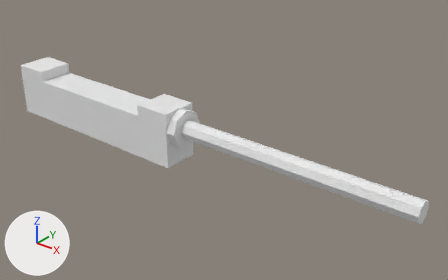
Two versions of the Blender file SourceAssets/MountedGun.blend, one commit apart.
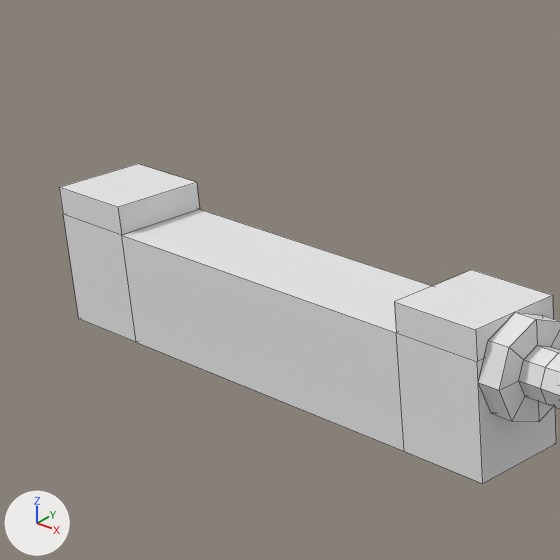
There are two pictures of each version: one whole from a 50 mm camera at (25.9, -21.2, 15.3) aimed at (8.0, 1.1, 1.4), one close up on the part from 0% to 43% of the width and 0% to 70% of the height. Every picture has the same lights, and +X, +Y and +Z are marked at lower left. The close-ups show mesh edges as thin lines. The same objects are shown in both versions, whatever each file hides.

Objects in the first close-up: 'MountedGun'.
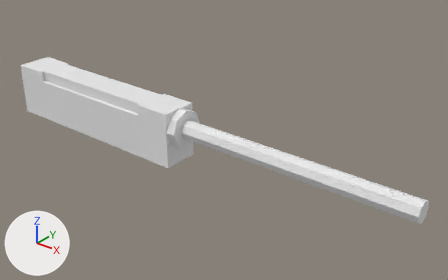
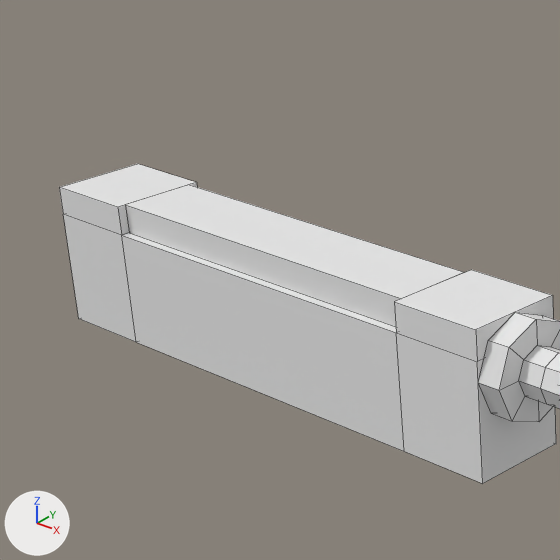
Where the change shows, as pixel boxes [x1, y1, x2, y2] in the close-ups (560 x 560 px):
part 1 of me_cube, added: after [126, 185, 465, 327]

The change in detail:
me_cube has 64 vertices, 56 faces and spans x -6.0..19.0, y -1.0..1.0, z 0.0..3.0.
me_cube is used by ob_mountedgun; location (0.0, 0.0, 0.0).
me_cube part 1: a new loose piece, a box spanning x -4.0..4.0, y -0.81..0.81, z 2.4..3.0, in mat_material (white #e7e7e7).
